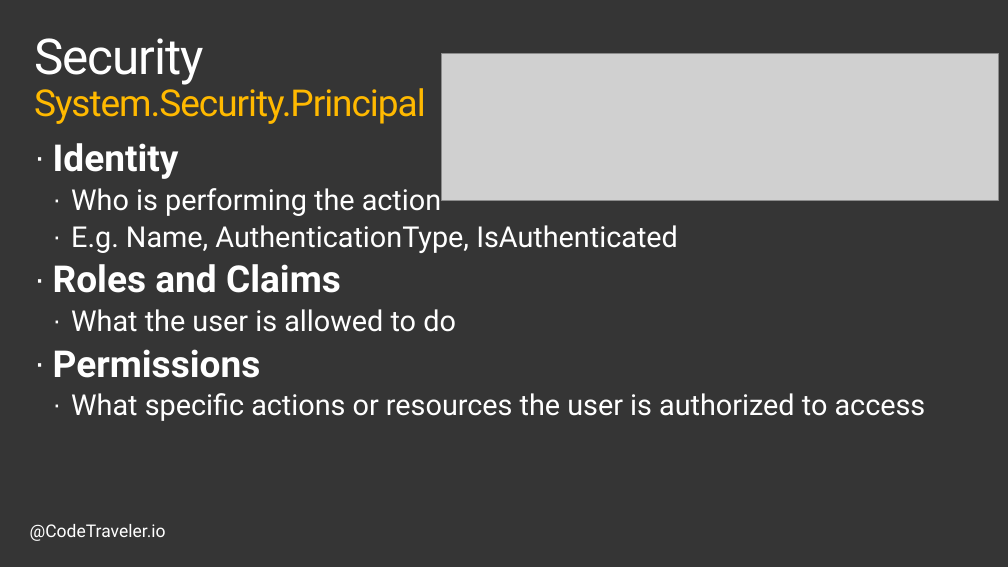
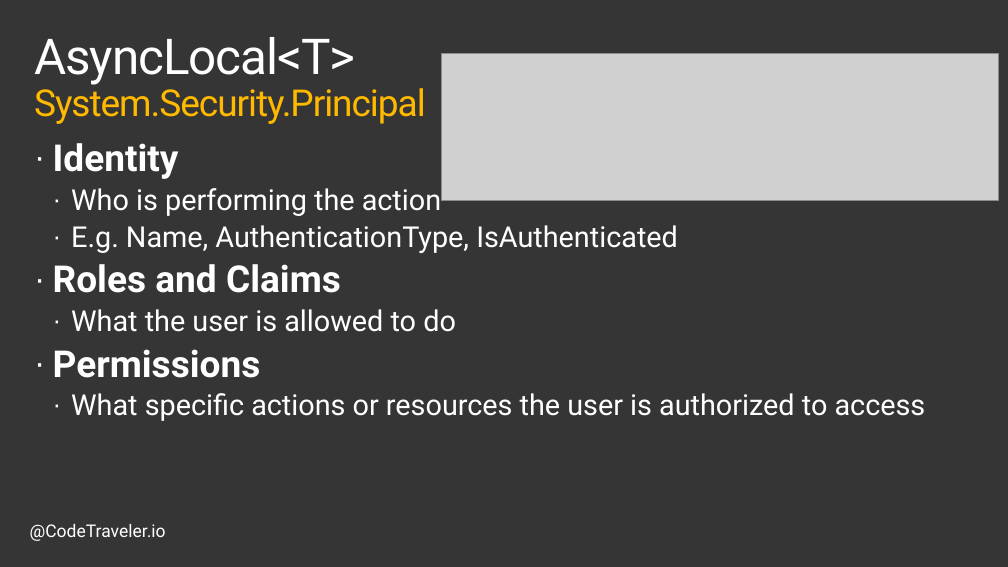
Before and after one commit to TheCodeTraveler/BecomeAnExpertWithAsyncAwait, a slide deck: slide 7 of 3. .NET Internals/Internals.pptx. Drawn at 1008x567 pixels with LibreOffice and Linux fonts; fonts in the diff are those of the drawing; grey boxes stand for pictures; background and template pictures are left out. Boxes give left, top, right and bottom in pixels: in the first picture for what was removed or moved away, otherwise in the second. Text is boxed around its words. In the diff, an @@ line names an element or a change of style, - is before the commit and + after.

```diff
--- a/3. .NET Internals/Internals.pptx
+++ b/3. .NET Internals/Internals.pptx
@@ title at (x1=34, y1=37, x2=426, y2=124): text changed @@
-Security
-System.Security.Principal
+AsyncLocal<T>
+System.Security.Principal
```
Also in this commit, not shown: 5 other slides changed.
